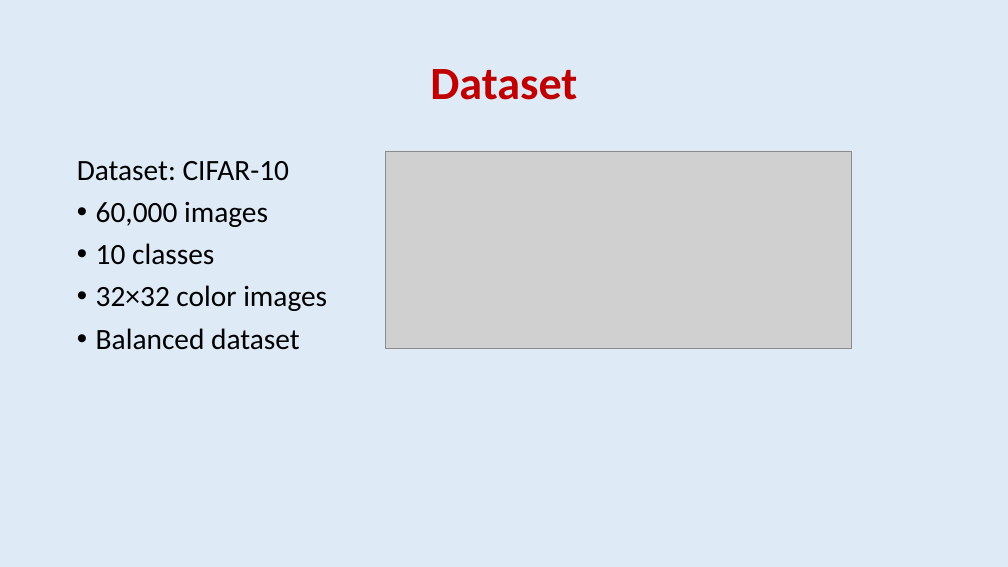
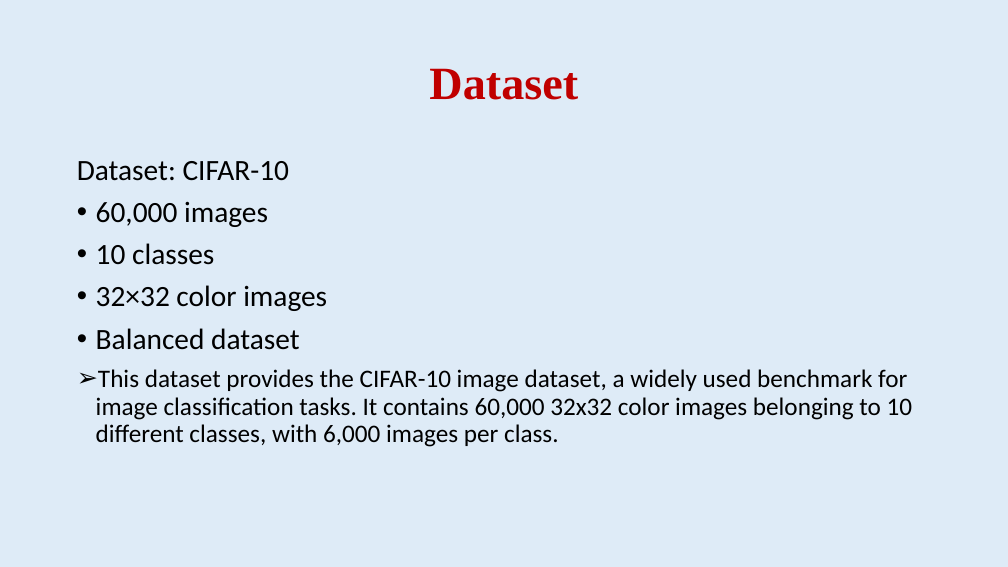
Before and after one commit to wangoloi/CSC3218-Deep-Learning---Project-Based-Examination-CIFAR-10-, a slide deck: slide 3 of M23B23 042 B21303 Deep Learning Final exam Presentation April 2026.pptx. Drawn at 1008x567 pixels with LibreOffice and Linux fonts; fonts in the diff are those of the drawing; grey boxes stand for pictures. Boxes give left, top, right and bottom in pixels: in the first picture for what was removed or moved away, otherwise in the second. Text is boxed around its words. In the diff, an @@ line names an element or a change of style, - is before the commit and + after.

```diff
--- a/M23B23 042 B21303 Deep Learning Final exam Presentation April 2026.pptx
+++ b/M23B23 042 B21303 Deep Learning Final exam Presentation April 2026.pptx
@@ title "Dataset" at (x1=429, y1=68, x2=578, y2=100): font Calibri to Times New Roman @@
@@ picture removed at (x1=386, y1=151, x2=851, y2=349) @@
@@ text at (x1=96, y1=369, x2=913, y2=447): paragraph added @@
+➢ This dataset provides the CIFAR-10 image dataset, a widely used benchmark for image classification tasks. It contains 60,000 32x32 color images belonging to 10 different classes, with 6,000 images per class.
```
Also in this commit, not shown: 9 other slides changed.
